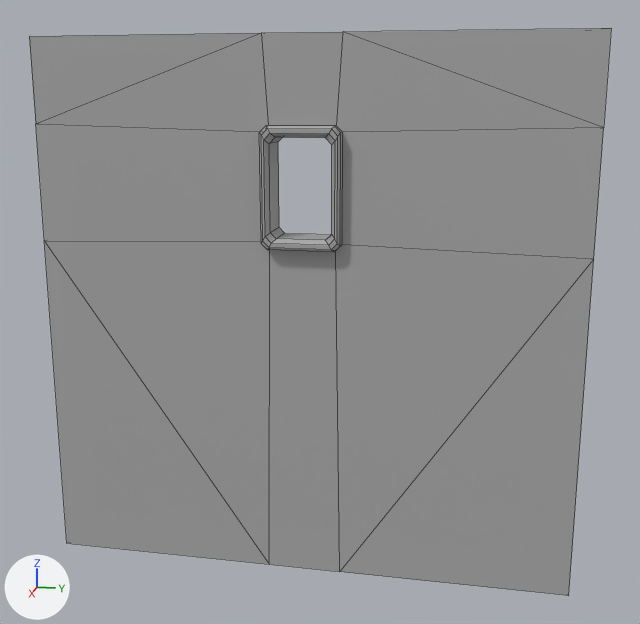
One commit to the FBX model Assets/Art Prefabs/StaticMesh/ModularKits/HouseKit/SM_2X2_SingleWindow_Sandstone.fbx: the scene before it, then after it.
The view is the same before and after, from a 50 mm lens placed at (3.06, 1.68, 1.8), pointed at (-0.04, 1.05, 1.02). Arrows for +X, +Y and +Z are at lower left; the lights stay in place. Mesh edges are drawn as thin lines. Where no turn or scale is listed for an object, it has been applied to the vertices.

Script lines for the objects in view, before the commit:
```python
me_mesh = bpy.data.meshes.new('Mesh')
me_mesh.from_pydata(...)  # 72 vertices, 76 faces; spans x -0.1..0.04, y 0.0..2.0, z 0.0..2.0
me_mesh.materials.append(mat_standardsurface1)  # grey #aaaaaa
ob_sm_2x2_singlewindow_sandstone = bpy.data.objects.new('SM_2X2_SingleWindow_Sandstone', me_mesh)
ob_sm_2x2_singlewindow_sandstone.location = (0.0, 0.0, 0.0)
```
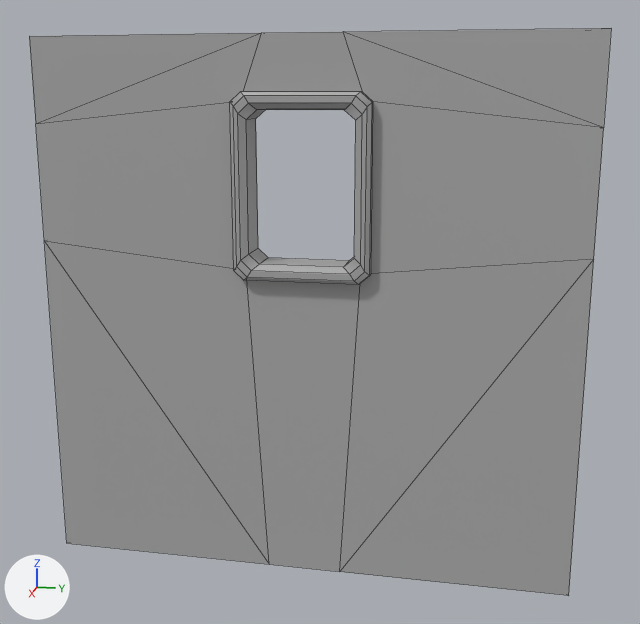
Commit message: Fixed Windows

Location of each change, (x1, y1, x2, y2) in pixels of the pictures (640 x 624 px; the box of a moved part takes in the faces that stretch with it):
part 1 of me_mesh, moved or reshaped
    both: (36, 32, 600, 569)

Patch to the scene script:
```diff
--- a/Assets/Art Prefabs/StaticMesh/ModularKits/HouseKit/SM_2X2_SingleWindow_Sandstone.fbx.py
+++ b/Assets/Art Prefabs/StaticMesh/ModularKits/HouseKit/SM_2X2_SingleWindow_Sandstone.fbx.py
@@ me_mesh @@
 me_mesh.from_pydata(...)  # 72 vertices, 76 faces; spans x -0.1..0.04, y 0.0..2.0, z 0.0..2.0
 # used by ob_sm_2x2_singlewindow_sandstone; location = (0.0, 0.0, 0.0)
+# me_mesh part 1: all 48 vertices in x -0.1..0.04, y 0.86..1.14, z 1.26..1.69 are scaled about their middle by (1, 1.73, 1.53)
 me_mesh.materials.append(mat_standardsurface1)
```
